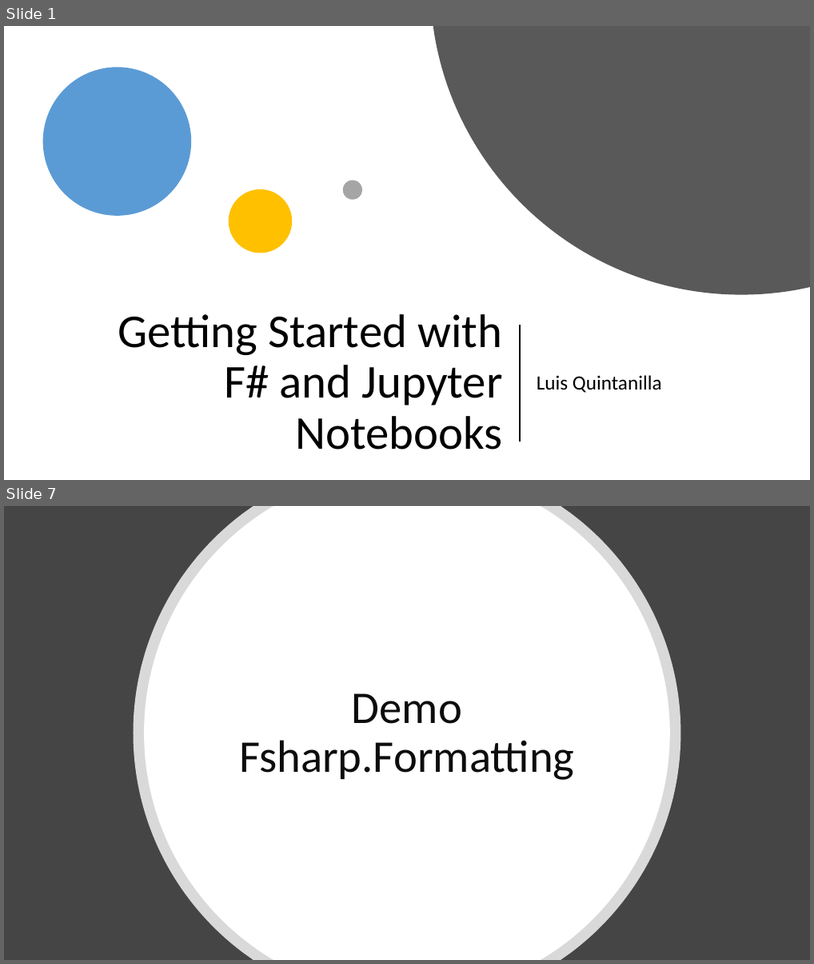
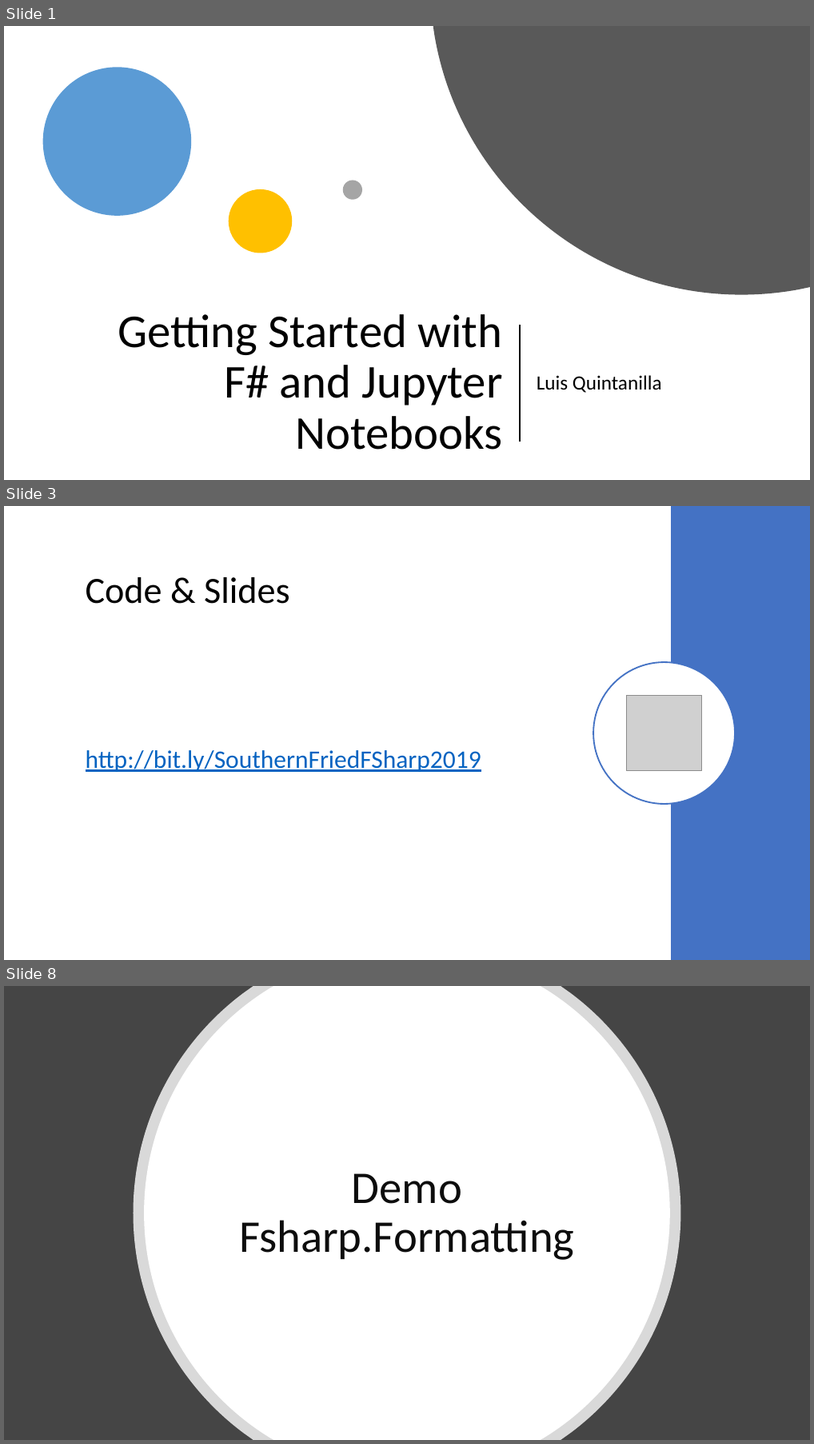
Before and after one commit to lqdev/Presentations, a slide deck: SouthernFriedFSharp2019/slides/GettingStartedFsJupyterNotebooks.pptx. Shown one above the other, each under a label of ours: slides 1 and 7 before the commit, slides 1, 3 and 8 after it; the slides between them are not shown. The pictures are 814x964 and 814x1444 pixels, drawn with LibreOffice and Linux fonts; fonts in the diff are those of the drawing; grey boxes stand for pictures. Boxes give left, top, right and bottom in pixels: in the first picture for what was removed or moved away, otherwise in the second. Text is boxed around its words. In the diff, an @@ line names an element or a change of style, - is before the commit and + after.

```diff
--- a/SouthernFriedFSharp2019/slides/GettingStartedFsJupyterNotebooks.pptx
+++ b/SouthernFriedFSharp2019/slides/GettingStartedFsJupyterNotebooks.pptx
@@ slide 3 added at (4,506,810,960), background #FFFFFF @@
@@ rectangle added at (671,506,810,960), fill #4472C4 @@
@@ title added at (86,577,290,604), 44 pt, text #000000 @@
+Code & Slides
@@ ellipse added at (594,662,735,804), fill #FFFFFF, outline #4472C4 1.75 pt @@
@@ picture added at (627,696,702,771) @@
@@ text added at (86,750,482,772), 30 pt, text #0563C1, underline @@
+http://bit.ly/SouthernFriedFSharp2019
@@ what was slide 7 is now slide 8 @@
```
Also in this commit, not shown: 2 slides changed, 1 other slide added, 1 other file.
